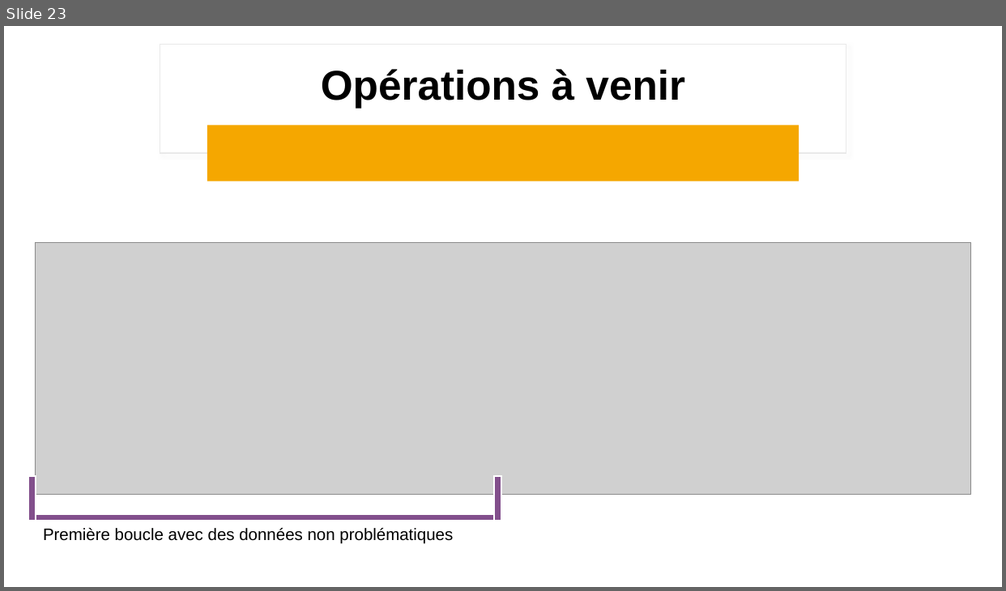
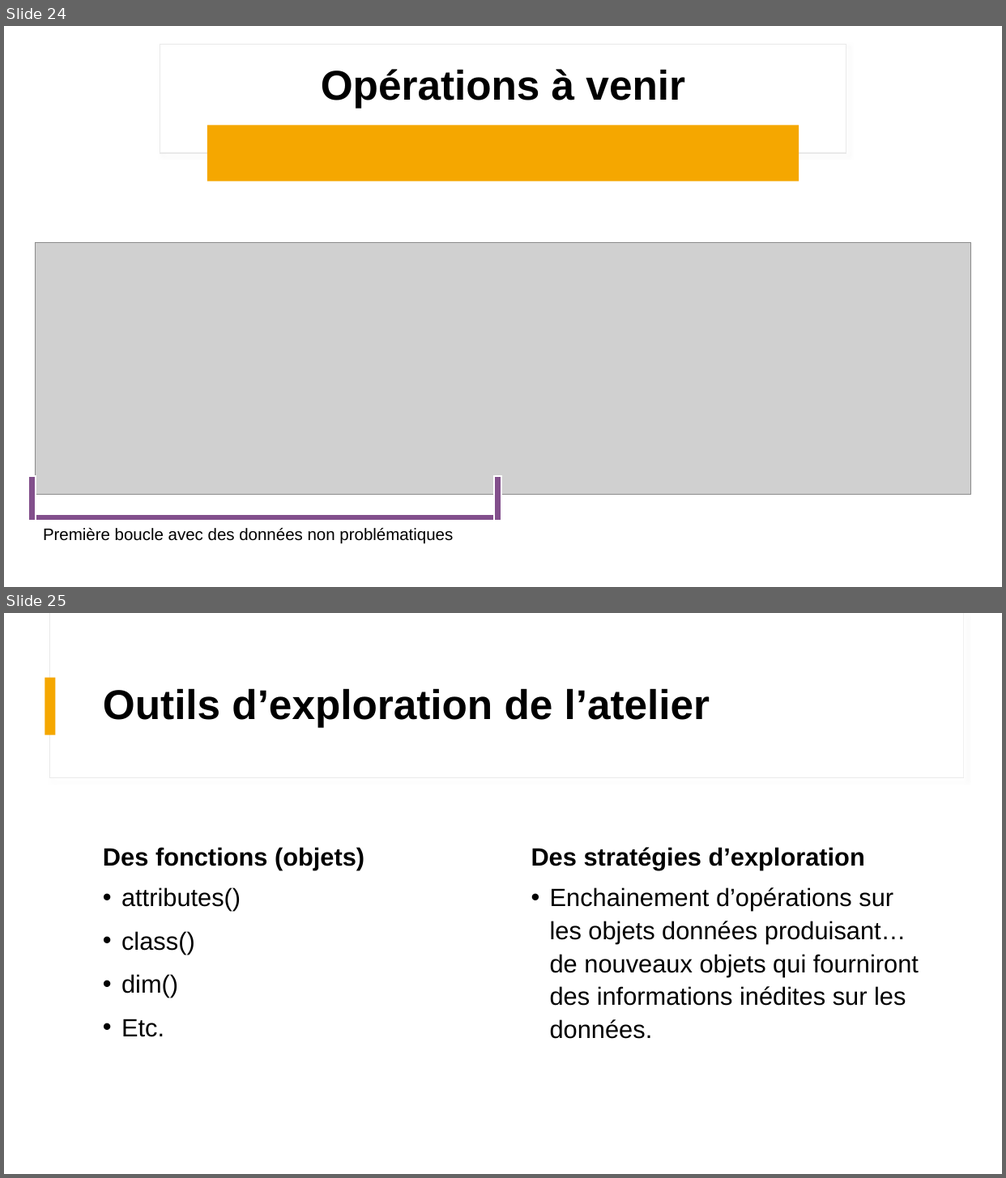
Before and after one commit to pbriss7/20230223_PB_atelier_ladirec_exploration_textes_R, a slide deck: Introduction_EDA_R.pptx. Shown one above the other, each under a label of ours: slide 23 before the commit, slides 24 and 25 after it. The pictures are 1006x591 and 1006x1178 pixels, drawn with LibreOffice and Linux fonts; fonts in the diff are those of the drawing; grey boxes stand for pictures. Boxes give left, top, right and bottom in pixels: in the first picture for what was removed or moved away, otherwise in the second. Text is boxed around its words. In the diff, an @@ line names an element or a change of style, - is before the commit and + after.

```diff
--- a/Introduction_EDA_R.pptx
+++ b/Introduction_EDA_R.pptx
@@ slide 25 added at (x1=4, y1=613, x2=1002, y2=1174), background #FFFFFF; not listed: 2 template elements that a slide beside it also shows @@
@@ rectangle added at (x1=45, y1=677, x2=56, y2=735), fill #F5A700 @@
@@ title added at (x1=103, y1=688, x2=710, y2=727), 40 pt, text #000000, bold @@
+Outils d’exploration de l’atelier
@@ text added at (x1=103, y1=847, x2=364, y2=870), 24 pt, text #000000, bold @@
+Des fonctions (objets)
@@ text added at (x1=531, y1=847, x2=865, y2=870), 24 pt, text #000000, bold @@
+Des stratégies d’exploration
@@ text added at (x1=121, y1=888, x2=241, y2=1037), 24 pt, text #000000 @@
+• attributes()
+• class()
+• dim()
+• Etc.
@@ text added at (x1=550, y1=888, x2=918, y2=1039), 24 pt, text #000000 @@
+• Enchainement d’opérations sur les objets données produisant… de nouveaux objets qui fourniront des informations inédites sur les données.
@@ what was slide 23 is now slide 24 @@
```
Also in this commit, not shown: 1 other slide added.
